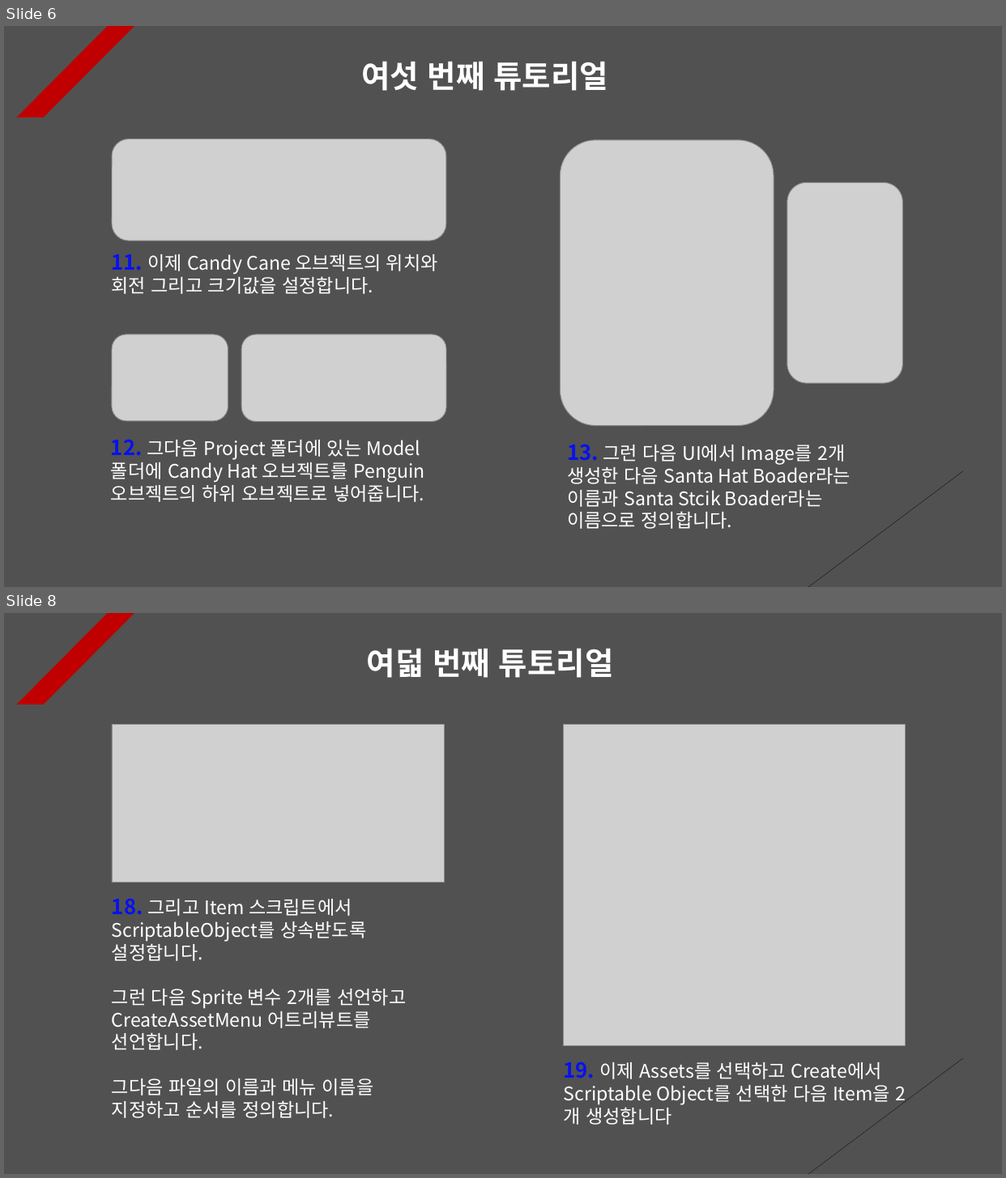
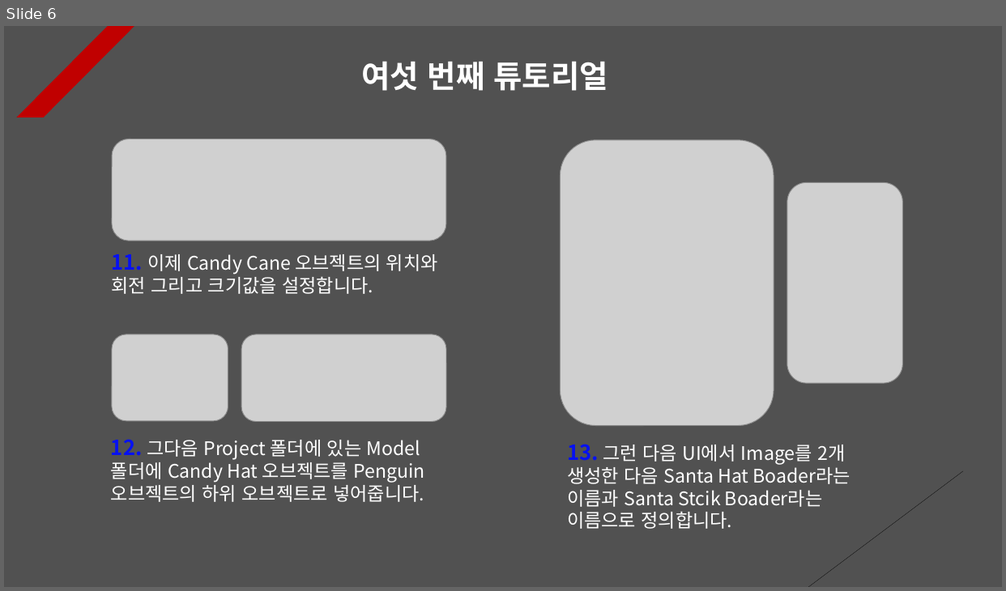
Before and after one commit to Unity2033/3D-UnityEngine, a slide deck: Assets/Class/Raycast/PPT Data/RayCast Example.pptx. Shown one above the other, each under a label of ours: slides 6 and 8 before the commit, slide 6 after it; the slides between them are not shown. The pictures are 1006x1178 and 1006x591 pixels, drawn with LibreOffice and Linux fonts; fonts in the diff are those of the drawing; grey boxes stand for pictures. Boxes give left, top, right and bottom in pixels: in the first picture for what was removed or moved away, otherwise in the second. Text is boxed around its words. In the diff, an @@ line names an element or a change of style, - is before the commit and + after.

```diff
--- a/Assets/Class/Raycast/PPT Data/RayCast Example.pptx
+++ b/Assets/Class/Raycast/PPT Data/RayCast Example.pptx
@@ slide 8 removed at (x1=4, y1=613, x2=1002, y2=1174), background #515151; not listed: 2 template elements that a slide beside it also shows @@
@@ text removed at (x1=367, y1=648, x2=614, y2=678) @@
-여덟 번째 튜토리얼
@@ picture removed at (x1=112, y1=725, x2=444, y2=883) @@
@@ picture removed at (x1=563, y1=725, x2=906, y2=1046) @@
@@ text removed at (x1=112, y1=898, x2=406, y2=1118) @@
-18. 그리고 Item 스크립트에서 ScriptableObject를 상속받도록 설정합니다.
-그런 다음 Sprite 변수 2개를 선언하고 CreateAssetMenu 어트리뷰트를 선언합니다.
-그다음 파일의 이름과 메뉴 이름을 지정하고 순서를 정의합니다.
@@ text removed at (x1=564, y1=1062, x2=890, y2=1125) @@
-19. 이제 Assets를 선택하고 Create에서 Scriptable Object를 선택한 다음 Item을 2개 생성합니다
```
Also in this commit, not shown: 8 other slides removed, 40 other files.
